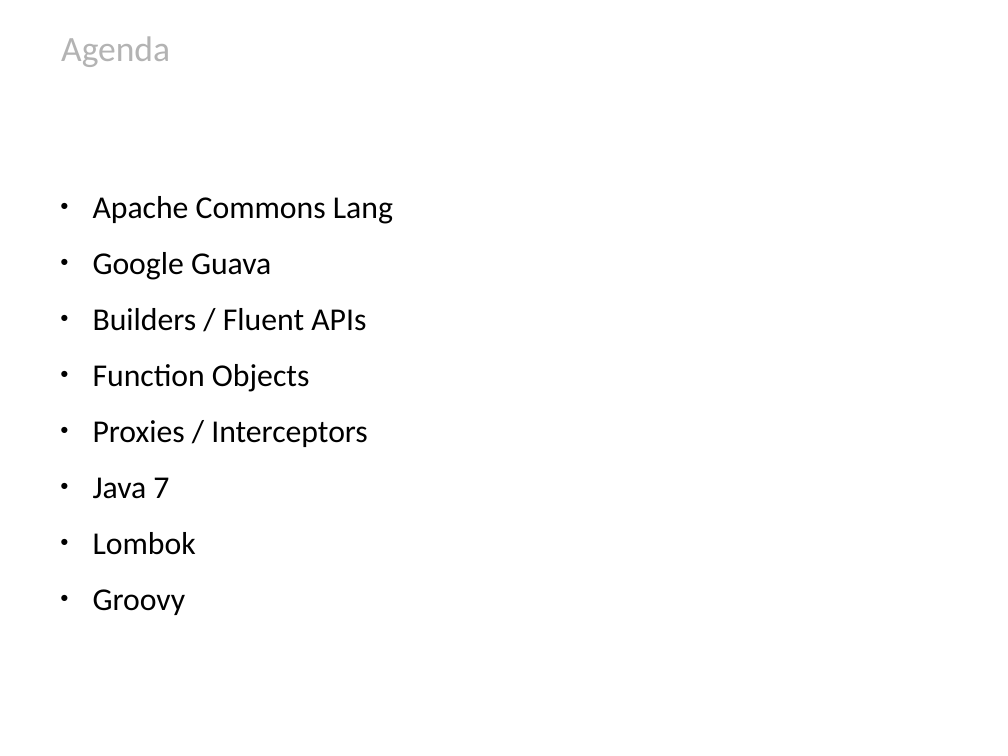
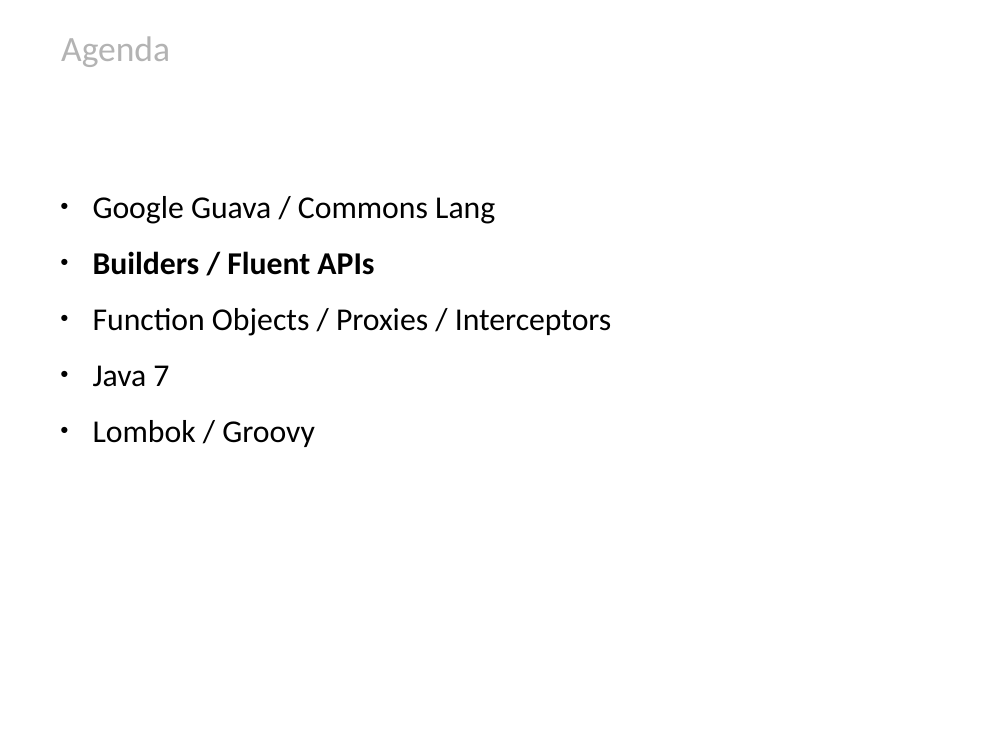
Before and after one commit to HamletDRC/presentations, a slide deck: slide 68 of javaboilerplatebusters/BoilerPlateBusters_Confess.odp (slide 87 before the commit). Drawn at 1008x756 pixels with LibreOffice and Linux fonts; fonts in the diff are those of the drawing; background and template pictures are left out. Boxes give left, top, right and bottom in pixels: in the first picture for what was removed or moved away, otherwise in the second. Text is boxed around its words. In the diff, an @@ line names an element or a change of style, - is before the commit and + after.

```diff
--- a/javaboilerplatebusters/BoilerPlateBusters_Confess.odp
+++ b/javaboilerplatebusters/BoilerPlateBusters_Confess.odp
@@ text at [93, 196, 495, 224]: text changed @@
-● Apache Commons Lang
-● Google Guava
+● Google Guava / Commons Lang
@@ text at [93, 251, 374, 275]: bold on in "Builders / Fluent APIs" @@
@@ text at [93, 308, 612, 336]: text changed @@
-● Function Objects
-● Proxies / Interceptors
+● Function Objects / Proxies / Interceptors
@@ text at [93, 420, 315, 447]: text changed @@
-● Lombok
-● Groovy
+● Lombok / Groovy
```
Also in this commit, not shown: 22 other slides changed, 12 slides added, 21 other files.
